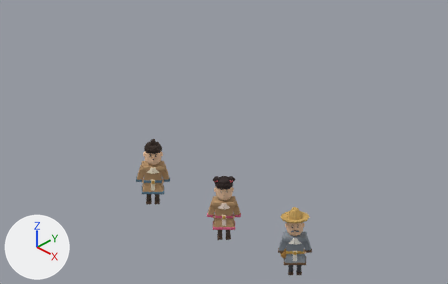
The Blender file art/prototypes/openworld_v25/openworld_v25_models.blend, before and after one commit.
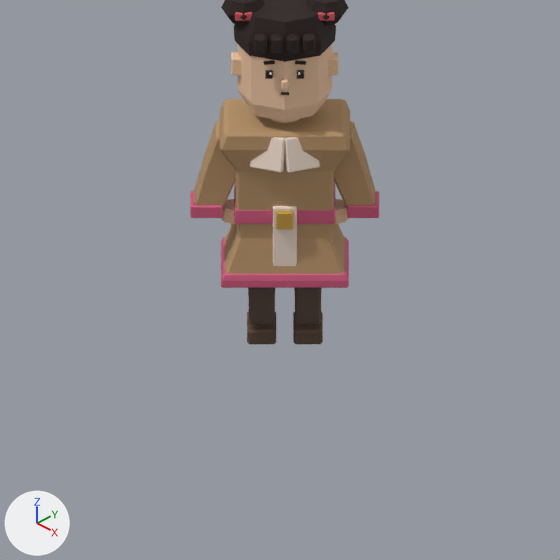
The first picture shows the older version from the file's camera 'cam'. The close-ups show the older and then the newer version on the part from 39% to 61% of the width and 63% to 98% of the height of that picture. Only the edits that show in the close-ups are written down. The axes (+X, +Y, +Z) are drawn at lower left. The lights are the same throughout.

The scene before the commit, as lines of its bpy script (objects in view):
```python
ob_cuff_l_001 = bpy.data.objects.new('cuff_L.001', me_cuff_l_mesh_001)
ob_cuff_l_001.parent = ob_arm_pivot_l_001
ob_cuff_l_001.location = (-0.135, -0.02, -0.4)
ob_cuff_r_001 = bpy.data.objects.new('cuff_R.001', me_cuff_r_mesh_001)
ob_cuff_r_001.parent = ob_arm_pivot_r_001
ob_cuff_r_001.location = (0.135, -0.02, -0.4)
ob_hem_extruded_cube_mirrored_001 = bpy.data.objects.new('hem_extruded_cube_mirrored.001', me_hem_extruded_cube_mirrored_mesh_001)
ob_hem_extruded_cube_mirrored_001.parent = ob_pose_body_001
ob_hem_extruded_cube_mirrored_001.location = (0.0, 0.0, 0.0)
ob_robe_extruded_cube_mirrored_001 = bpy.data.objects.new('robe_extruded_cube_mirrored.001', me_robe_extruded_cube_mirrored_mesh_001)
ob_robe_extruded_cube_mirrored_001.parent = ob_pose_body_001
ob_robe_extruded_cube_mirrored_001.location = (0.0, 0.0, 0.0)
ob_sleeve_cube_extrusion_l_001 = bpy.data.objects.new('sleeve_cube_extrusion_L.001', me_sleeve_cube_extrusion_l_mesh_001)
ob_sleeve_cube_extrusion_l_001.parent = ob_arm_pivot_l_001
ob_sleeve_cube_extrusion_l_001.location = (0.0, 0.0, 0.0)
ob_sleeve_cube_extrusion_r_001 = bpy.data.objects.new('sleeve_cube_extrusion_R.001', me_sleeve_cube_extrusion_r_mesh_001)
ob_sleeve_cube_extrusion_r_001.parent = ob_arm_pivot_r_001
ob_sleeve_cube_extrusion_r_001.location = (0.0, 0.0, 0.0)
ob_trouser_leg_l_001 = bpy.data.objects.new('trouser_leg_L.001', me_trouser_leg_l_mesh_001)
ob_trouser_leg_l_001.parent = ob_leg_pivot_l_001
ob_trouser_leg_l_001.location = (0.0, 0.0, 0.0)
# also in view: 'cross_collar_left.001' at (0.06, -0.18, 1.16); 'front_tunic_panel.001' at (0.12, -0.12, 0.66); 'trouser_leg_R.001' at (0.08, 0.08, 0.26); 'waist_belt_extruded_cube_mirrored.001' at (0.0, 0.0, 0.78); 'female_bun_L' at (-0.14, -0.14, 1.89)
```
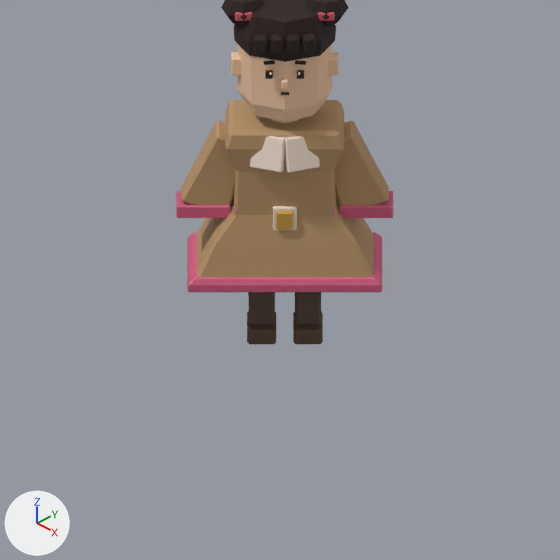
What differs and where, as boxes (x1, y1, x2, y2) in the close-ups (560 x 560 px; the box of a moved part takes in the faces that stretch with it):
'robe_extruded_cube_mirrored.001', reshaped (36% wider): before (220, 99, 350, 274); after (196, 100, 373, 277)
'hem_extruded_cube_mirrored.001', reshaped (52% wider, 17% taller): before (221, 237, 349, 288); after (187, 232, 382, 292)
'sleeve_cube_extrusion_R.001', reshaped: before (334, 121, 375, 208); after (334, 121, 389, 205)
'sleeve_cube_extrusion_L.001', reshaped (28% wider): before (194, 121, 236, 207); after (181, 121, 235, 205)
'cuff_L.001', mesh rescaled, moved (65% wider): before (190, 191, 223, 218); after (176, 191, 231, 218)
'cuff_R.001', mesh rescaled, moved (67% wider): before (347, 191, 379, 218); after (339, 191, 393, 218)
part 1 of me_robe_extruded_cube_mirrored_mesh_001, moved or reshaped: before (225, 168, 345, 274); after (196, 170, 373, 277)
part 2 of me_robe_extruded_cube_mirrored_mesh_001, moved or reshaped: before (220, 99, 350, 172); after (225, 100, 344, 172)
part 4 of me_sleeve_cube_extrusion_l_mesh_001, moved or reshaped: before (194, 158, 207, 204); after (181, 155, 201, 201)
part 5 of me_sleeve_cube_extrusion_l_mesh_001, moved or reshaped: before (196, 171, 236, 207); after (182, 169, 235, 205)
part 7 of me_sleeve_cube_extrusion_r_mesh_001, moved or reshaped: before (334, 121, 365, 178); after (334, 121, 370, 180)
part 8 of me_sleeve_cube_extrusion_r_mesh_001, moved or reshaped: before (335, 156, 375, 206); after (335, 154, 389, 205)

What changed in the scene script:
```text
Change me_robe_extruded_cube_mirrored_mesh_001:
    used by ob_robe_extruded_cube_mirrored_001; parent = ob_pose_body_001; location = (0.0, 0.0, 0.0)
    remove me_robe_extruded_cube_mirrored_mesh_001.from_pydata(...)  # 28 vertices, 26 faces; spans x 0.0..0.33, y -0.19..0.19, z 0.4..1.27
    add me_robe_extruded_cube_mirrored_mesh_001.from_pydata(...)  # 28 vertices, 26 faces; spans x 0.0..0.47, y -0.235..0.235, z 0.4..1.27
    me_robe_extruded_cube_mirrored_mesh_001 part 1: 16 of 28 vertices moved; they spanned x 0.0..0.31, y -0.19..0.19, z 0.4..0.79 and now span x 0.0..0.47, y -0.235..0.235, z 0.4..0.79; mean shift (0.054, 0.0, 0.0); largest move (0.31, -0.19, 0.4) -> (0.47, -0.235, 0.4)
    me_robe_extruded_cube_mirrored_mesh_001 part 2: 8 of 28 vertices moved; they spanned x 0.0..0.33, y -0.19..0.19, z 1.18..1.27 and now span x 0.0..0.3, y -0.18..0.18, z 1.18..1.27; mean shift (-0.014, 0.0, 0.0); largest move (0.33, -0.19, 1.18) -> (0.3, -0.18, 1.18)
Change me_hem_extruded_cube_mirrored_mesh_001:
    used by ob_hem_extruded_cube_mirrored_001; parent = ob_pose_body_001; location = (0.0, 0.0, 0.0)
    remove me_hem_extruded_cube_mirrored_mesh_001.from_pydata(...)  # 12 vertices, 10 faces; spans x 0.0..0.318, y -0.198..0.198, z 0.39..0.47
    add me_hem_extruded_cube_mirrored_mesh_001.from_pydata(...)  # 12 vertices, 10 faces; spans x 0.0..0.485, y -0.245..0.245, z 0.39..0.47
    me_hem_extruded_cube_mirrored_mesh_001 part 3: 12 of 12 vertices moved; they spanned x 0.0..0.318, y -0.198..0.198, z 0.39..0.47 and now span x 0.0..0.485, y -0.245..0.245, z 0.39..0.47; mean shift (0.08, 0.0, 0.0)
Change me_sleeve_cube_extrusion_l_mesh_001:
    used by ob_sleeve_cube_extrusion_l_001; parent = ob_arm_pivot_l_001; location = (0.0, 0.0, 0.0)
    remove me_sleeve_cube_extrusion_l_mesh_001.from_pydata(...)  # 12 vertices, 10 faces; spans x -0.199..0.085, y -0.088..0.085, z -0.412..0.029
    add me_sleeve_cube_extrusion_l_mesh_001.from_pydata(...)  # 12 vertices, 10 faces; spans x -0.267..0.084, y -0.088..0.085, z -0.434..0.033
    me_sleeve_cube_extrusion_l_mesh_001 part 4: all 2 vertices in x -0.146, y -0.086..0.074, z -0.163 are moved by (-0.025, 0.0, 0.01)
    me_sleeve_cube_extrusion_l_mesh_001 part 5: all 2 vertices in x -0.061, y -0.088..0.052, z -0.412 are moved by (0.028, 0.0, -0.021)
    other edits to the shape of me_sleeve_cube_extrusion_l_mesh_001 do not show in these pictures
Change me_cuff_l_mesh_001:
    used by ob_cuff_l_001; parent = ob_arm_pivot_l_001; location = (-0.135, -0.02, -0.4)
    remove me_cuff_l_mesh_001.from_pydata(...)  # 8 vertices, 6 faces; spans x -0.08..0.08, y -0.08..0.08, z -0.035..0.035
    add me_cuff_l_mesh_001.from_pydata(...)  # 8 vertices, 6 faces; spans x -0.135..0.135, y -0.08..0.08, z -0.035..0.035
    me_cuff_l_mesh_001 part 6: the whole mesh is scaled about its middle by (1.69, 1, 1)
Change me_sleeve_cube_extrusion_r_mesh_001:
    used by ob_sleeve_cube_extrusion_r_001; parent = ob_arm_pivot_r_001; location = (0.0, 0.0, 0.0)
    remove me_sleeve_cube_extrusion_r_mesh_001.from_pydata(...)  # 12 vertices, 10 faces; spans x -0.085..0.199, y -0.088..0.085, z -0.412..0.029
    add me_sleeve_cube_extrusion_r_mesh_001.from_pydata(...)  # 12 vertices, 10 faces; spans x -0.084..0.267, y -0.088..0.085, z -0.434..0.033
    me_sleeve_cube_extrusion_r_mesh_001 part 7: all 2 vertices in x 0.146, y -0.086..0.074, z -0.163 are moved by (0.025, 0.0, 0.01)
    me_sleeve_cube_extrusion_r_mesh_001 part 8: all 2 vertices in x 0.199, y -0.088..0.052, z -0.368 are moved by (0.068, 0.0, 0.021)
    other edits to the shape of me_sleeve_cube_extrusion_r_mesh_001 do not show in these pictures
Change me_cuff_r_mesh_001:
    used by ob_cuff_r_001; parent = ob_arm_pivot_r_001; location = (0.135, -0.02, -0.4)
    remove me_cuff_r_mesh_001.from_pydata(...)  # 8 vertices, 6 faces; spans x -0.08..0.08, y -0.08..0.08, z -0.035..0.035
    add me_cuff_r_mesh_001.from_pydata(...)  # 8 vertices, 6 faces; spans x -0.135..0.135, y -0.08..0.08, z -0.035..0.035
    me_cuff_r_mesh_001 part 9: the whole mesh is scaled about its middle by (1.69, 1, 1)
Change ob_cuff_l_001:
    ob_cuff_l_001.location: (-0.135, -0.02, -0.4) -> (-0.15, -0.02, -0.4)
Change ob_cuff_r_001:
    ob_cuff_r_001.location: (0.135, -0.02, -0.4) -> (0.15, -0.02, -0.4)
```
